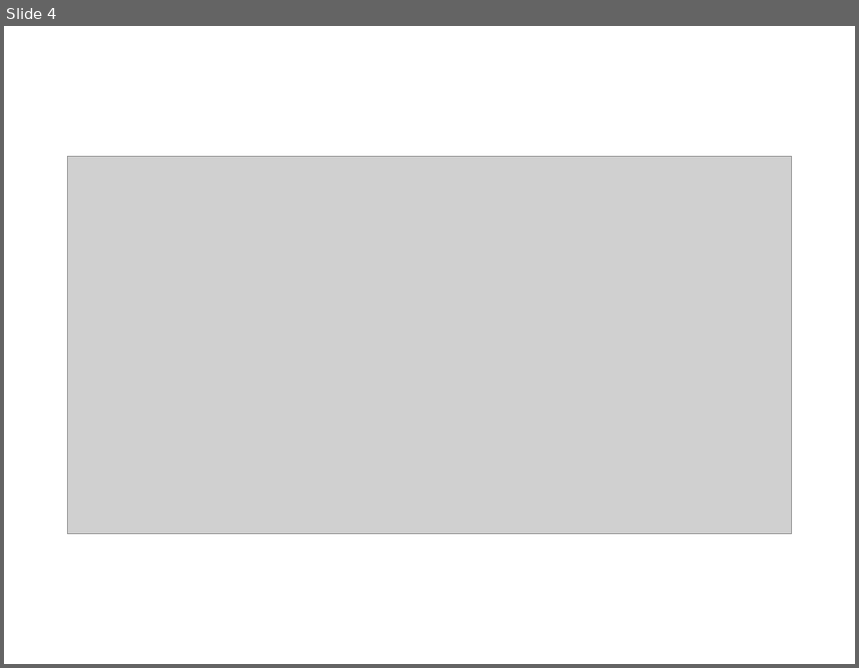
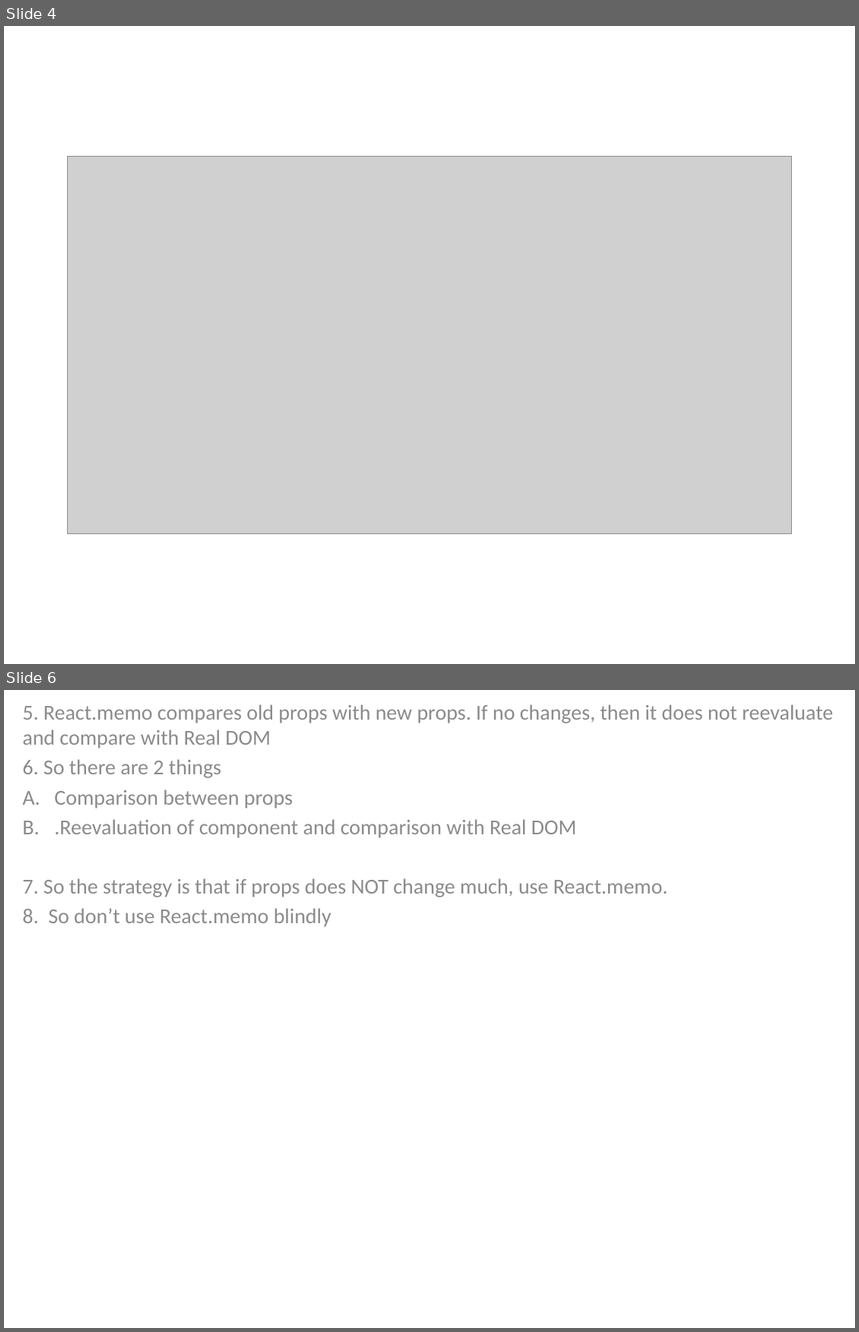
Before and after one commit to mdzaidkhan855/React_Proacademy, a slide deck: Architecture.pptx. Shown one above the other, each under a label of ours: slide 4 before the commit, slides 4 and 6 after it; the slides between them are not shown. The pictures are 859x668 and 859x1332 pixels, drawn with LibreOffice and Linux fonts; fonts in the diff are those of the drawing; grey boxes stand for pictures. Boxes give left, top, right and bottom in pixels: in the first picture for what was removed or moved away, otherwise in the second. Text is boxed around its words. In the diff, an @@ line names an element or a change of style, - is before the commit and + after.

```diff
--- a/Architecture.pptx
+++ b/Architecture.pptx
@@ slide 6 added at <box>4,690,855,1328</box>, background #FFFFFF @@
@@ subtitle added at <box>22,704,833,927</box>, 18 pt, text #8C8C8C @@
+5. React.memo compares old props with new props. If no changes, then it does not reevaluate and compare with Real DOM
+6. So there are 2 things
+A. Comparison between props
+B. .Reevaluation of component and comparison with Real DOM
+7. So the strategy is that if props does NOT change much, use React.memo.
+8. So don’t use React.memo blindly
```
Also in this commit, not shown: 1 slide changed, 23 other files.
